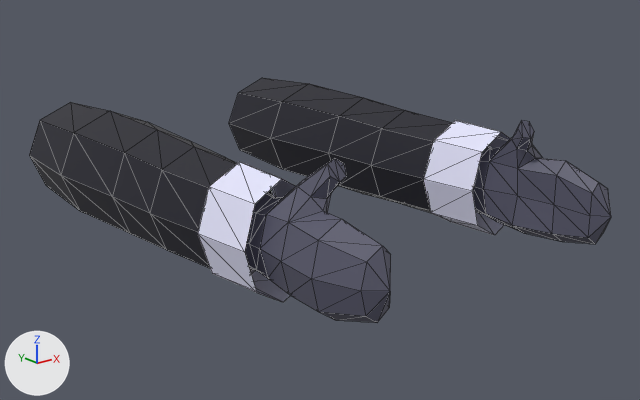
The glTF model assets/player_arms.glb, before and after one commit.
The view is the same before and after, from a 50 mm lens placed at (-0.806, -1.441, 0.375), pointed at (-0.008, -0.444, -0.024). Arrows for +X, +Y and +Z are at lower left; the lights stay in place. Mesh edges are drawn as thin lines.

Names of what the first picture shows: 'Arms', 'Sleeves'.
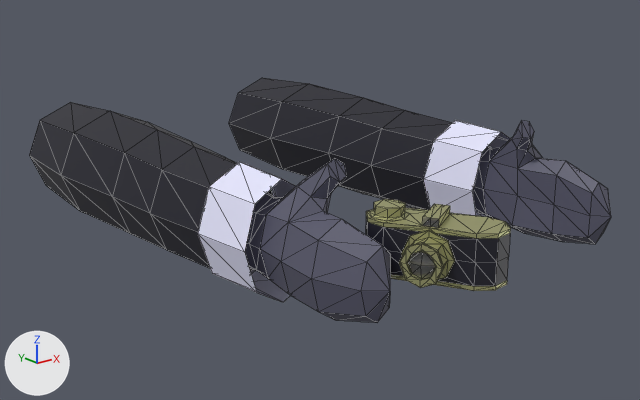
Patch to the scene script:
```diff
--- a/assets/player_arms.glb.py
+++ b/assets/player_arms.glb.py
@@ mat_golden @@
+mat_golden = principled_material('Golden')
+mat_golden.base_color = (0.5, 0.5, 0.25)  # beige #bcbc89
+mat_golden.metallic = 0.75
@@ mat_glass @@
+mat_glass = principled_material('Glass')
+mat_glass.base_color = (0.8, 0.8, 0.8)  # white #e7e7e7
+mat_glass.roughness = 0.25
+mat_glass.ior = 1.45
+mat_glass.transmission_weight = 0.9
+mat_glass.coat_weight = 1.0
@@ me_cylinder @@
+me_cylinder.from_pydata(...)  # 159 vertices, 314 faces; spans x -0.1939..-0.0756, y -0.873..-0.727, z 0.0..0.076
+# faces by material slot: [52, 246, 16]
+me_cylinder.materials.append(mat_sleeves)  # black #191927
+me_cylinder.materials.append(mat_golden)  # beige #bcbc89
+me_cylinder.materials.append(mat_glass)  # white #e7e7e7
@@ ob_camera @@
+ob_camera = bpy.data.objects.new('Camera', me_cylinder)
+ob_camera.location = (0.0, 0.0, 0.0)
```

Changed parts and their boxes [x1, y1, x2, y2] in the pictures (640 x 400 px):
'Camera', added: after [366, 199, 511, 291]
    faces in mat_golden (beige #bcbc89): [366, 199, 511, 291]
    faces in mat_sleeves (black #191927): [366, 217, 510, 286]
    faces in mat_glass (white #e7e7e7): [408, 217, 439, 278]
